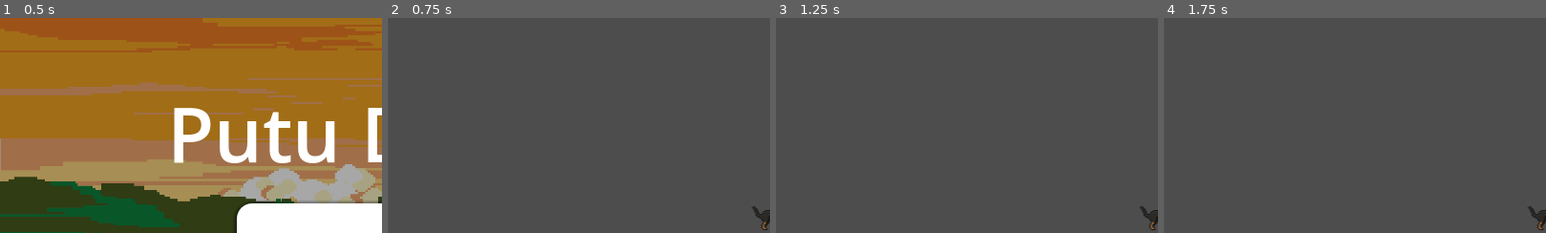
Above: before the commit, frames 1-4 (left to right).
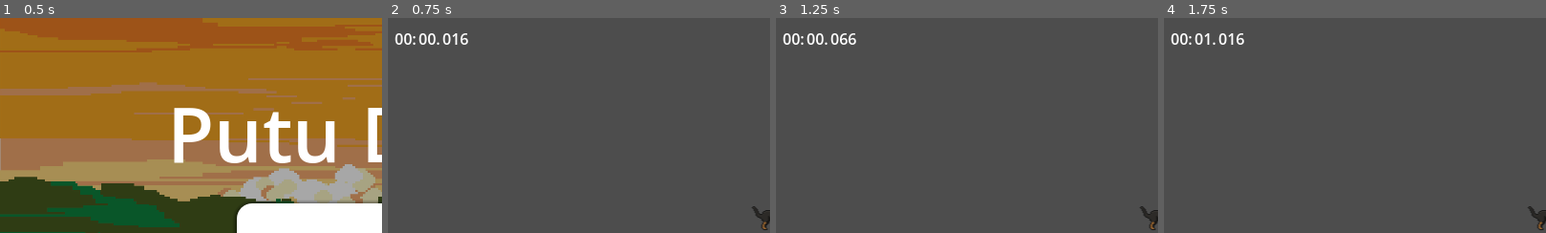
Above: after the commit, the same moments.

Repository: magickbot/putudodge
Game: Godot game, scene res://scenes/main_menu.tscn
Two runs of this game, one before a commit and one after it. Both use one fixed random seed, a clock stepped at 60 frames per second and the inputs below.
Inputs (mouse positions are % of the whole screen's width and height, from its top left):
- Up to frame 1 (0.5 s): no input
- Up to frame 2 (0.75 s): click "START" at 0.5 s
- Up to frame 3 (1.25 s): no input
- Up to frame 4 (1.75 s): tap Enter (ui_accept) at 1.25, 1.52 s; move the mouse to (72, 45) at 1.27 s; click (72, 45) at 1.42 s
The pictures show only the part of the screen within x 0-50%, y 0-50%; the shares and areas given below are measured in that part.

Frame 1 is identical in both runs. In frame 2, 0.5% of the frame differs, in the area x 1-21%, y 7-13%; in frame 3, 0.5%; in frame 4, 0.5%.

Commit message:
Added Game Time, Fixed the DeathPopup, Added Quit to Main Menu

Diff:
--- a/scenes/Main.tscn
+++ b/scenes/Main.tscn
@@ -3,6 +3,7 @@
 [ext_resource type="PackedScene" uid="uid://ytm16td4s2ss" path="res://scenes/spawner.tscn" id="1_rarhs"]
 [ext_resource type="Texture2D" uid="uid://dq84vfhmuqjf7" path="res://assets/Pixel Heart Sprite Sheet 16x16.png" id="2_0bbpv"]
 [ext_resource type="PackedScene" uid="uid://bkcgh8avstrjh" path="res://scenes/player.tscn" id="2_rarhs"]
+[ext_resource type="Script" uid="uid://ccu33m72jiaud" path="res://scenes/timer.gd" id="3_lhr70"]
 [ext_resource type="PackedScene" uid="uid://cy5241v818q86" path="res://scenes/joystick.tscn" id="3_vcsgt"]
 [ext_resource type="PackedScene" uid="uid://dhn1ygmy2wrm" path="res://scenes/basketball.tscn" id="5_c01mt"]
 [ext_resource type="PackedScene" uid="uid://ddhuc1vj0bkkk" path="res://scenes/tennis_ball.tscn" id="5_vcsgt"]
@@ -22,9 +23,6 @@
 corner_radius_bottom_right = 12
 corner_radius_bottom_left = 12
 
-[sub_resource type="LabelSettings" id="LabelSettings_vcsgt"]
-font_size = 5
-
 [sub_resource type="RectangleShape2D" id="RectangleShape2D_vcsgt"]
 size = Vector2(1152, 4)
 
@@ -76,34 +74,93 @@
 [node name="DeathPopup" type="Control" parent="CanvasLayer"]
 visible = false
 layout_mode = 3
+anchors_preset = 15
+anchor_right = 1.0
+anchor_bottom = 1.0
+grow_horizontal = 2
+grow_vertical = 2
+
+[node name="Panel" type="Panel" parent="CanvasLayer/DeathPopup"]
+layout_mode = 1
+anchors_preset = 8
+anchor_left = 0.5
+anchor_top = 0.5
+anchor_right = 0.5
+anchor_bottom = 0.5
+offset_left = -129.0
+offset_top = -91.0
+offset_right = 128.0
+offset_bottom = 91.0
+grow_horizontal = 2
+grow_vertical = 2
+theme_override_styles/panel = SubResource("StyleBoxFlat_vcsgt")
+
+[node name="VBoxContainer" type="VBoxContainer" parent="CanvasLayer/DeathPopup/Panel"]
+layout_mode = 1
+anchors_preset = 8
+anchor_left = 0.5
+anchor_top = 0.5
+anchor_right = 0.5
+anchor_bottom = 0.5
+offset_left = -99.0
+offset_top = -58.0
+offset_right = 99.0
+offset_bottom = 58.0
+grow_horizontal = 2
+grow_vertical = 2
+theme_override_constants/separation = 5
+
+[node name="GameOverMsg" type="Label" parent="CanvasLayer/DeathPopup/Panel/VBoxContainer"]
+layout_mode = 2
+theme_override_font_sizes/font_size = 30
+text = "Game Over!"
+horizontal_alignment = 1
+
+[node name="FinalTimeMsg" type="Label" parent="CanvasLayer/DeathPopup/Panel/VBoxContainer"]
+layout_mode = 2
+theme_override_font_sizes/font_size = 20
+horizontal_alignment = 1
+
+[node name="Button" type="Button" parent="CanvasLayer/DeathPopup/Panel/VBoxContainer"]
+layout_mode = 2
+size_flags_horizontal = 4
+size_flags_vertical = 4
+theme_override_font_sizes/font_size = 20
+text = "Restart your misery"
+
+[node name="Button2" type="Button" parent="CanvasLayer/DeathPopup/Panel/VBoxContainer"]
+layout_mode = 2
+text = "Quit to Main Menu"
+
+[node name="Timer" type="Control" parent="CanvasLayer"]
+layout_mode = 3
 anchors_preset = 0
 offset_right = 40.0
 offset_bottom = 40.0
-
-[node name="Panel" type="Panel" parent="CanvasLayer/DeathPopup"]
+script = ExtResource("3_lhr70")
+
+[node name="HBoxContainer" type="HBoxContainer" parent="CanvasLayer/Timer"]
 layout_mode = 0
-offset_left = 428.0
-offset_top = 234.34
-offset_right = 733.0
-offset_bottom = 384.34
-theme_override_styles/panel = SubResource("StyleBoxFlat_vcsgt")
-
-[node name="VBoxContainer" type="VBoxContainer" parent="CanvasLayer/DeathPopup/Panel"]
-layout_mode = 0
-offset_left = -257.0
-offset_top = 31.66
-offset_right = -82.0
-offset_bottom = 51.66
-scale = Vector2(4.91301, 3.56)
-
-[node name="Label" type="Label" parent="CanvasLayer/DeathPopup/Panel/VBoxContainer"]
-layout_mode = 2
-text = "YOU foken died trash dogshit human being stop playing there is no hope"
-label_settings = SubResource("LabelSettings_vcsgt")
-
-[node name="Button" type="Button" parent="CanvasLayer/DeathPopup/Panel/VBoxContainer"]
-layout_mode = 2
-text = "Restart your misery"
+offset_left = 7.0
+offset_top = 10.0
+offset_right = 80.0
+offset_bottom = 33.0
+theme_override_constants/separation = 2
+
+[node name="Minutes" type="Label" parent="CanvasLayer/Timer/HBoxContainer"]
+layout_mode = 2
+text = "00:"
+horizontal_alignment = 2
+
+[node name="Seconds" type="Label" parent="CanvasLayer/Timer/HBoxContainer"]
+layout_mode = 2
+text = "00."
+horizontal_alignment = 2
+
+[node name="Msecs" type="Label" parent="CanvasLayer/Timer/HBoxContainer"]
+layout_mode = 2
+text = "000"
+horizontal_alignment = 2
 
 [node name="Player" parent="." instance=ExtResource("2_rarhs")]
 position = Vector2(581, 306)
@@ -154,3 +211,4 @@
 position = Vector2(576, 324)
 
 [connection signal="pressed" from="CanvasLayer/DeathPopup/Panel/VBoxContainer/Button" to="Player" method="_on_button_pressed"]
+[connection signal="pressed" from="CanvasLayer/DeathPopup/Panel/VBoxContainer/Button2" to="Player" method="_on_Quit_To_Main_pressed"]
--- a/scenes/player.gd
+++ b/scenes/player.gd
@@ -11,7 +11,8 @@
 @onready var life_container = get_node("/root/Main/CanvasLayer/LifeContainer")
 @onready var camera = get_node("/root/Main/Camera2D")
 @onready var sprite = $Sprite2D
-
+@onready var TimerClock = get_node("/root/Main/CanvasLayer/Timer")
+@onready var FinalTimeMsg = get_node("/root/Main/CanvasLayer/DeathPopup/Panel/VBoxContainer/FinalTimeMsg")
 
 signal health_changed(new_health)
 signal player_died
@@ -45,8 +46,12 @@
 	is_invulnerable = false
 
 func _on_player_died():
+	TimerClock.stop()
+	var FinalScore = TimerClock.get_time_formatted()
+	FinalTimeMsg.text = FinalScore
 	set_process_input(false)
 	set_physics_process(false)
+
 
 	print("Player died! Restarting game...")
 
@@ -103,3 +108,7 @@
 
 func _on_button_pressed() -> void:
 	get_tree().reload_current_scene()
+
+
+func _on_Quit_To_Main_pressed() -> void:
+	get_tree().change_scene_to_file("res://scenes/main_menu.tscn")
--- /dev/null
+++ b/scenes/timer.gd
@@ -0,0 +1,26 @@
+extends Control
+
+@onready var Minutes = $HBoxContainer/Minutes
+@onready var Seconds = $HBoxContainer/Seconds
+@onready var Msecs = $HBoxContainer/Msecs
+
+var time: float = 0.0
+var minutes: int = 0
+var seconds: int = 0
+var msec: int = 0
+
+func _process(delta) -> void:
+	time += delta
+	msec = fmod(time, 1) * 100
+	seconds = fmod(time, 60)
+	minutes = fmod(time, 3600) / 60
+
+	Minutes.text = "%02d:" % minutes
+	Seconds.text = "%02d." % seconds
+	Msecs.text = "%03d" % msec
+
+func stop() -> void:
+	set_process(false)
+
+func get_time_formatted() -> String:
+	return "%02d:%02d.%03d" % [minutes, seconds, msec]
Not shown, added: scenes/timer.gd.uid
